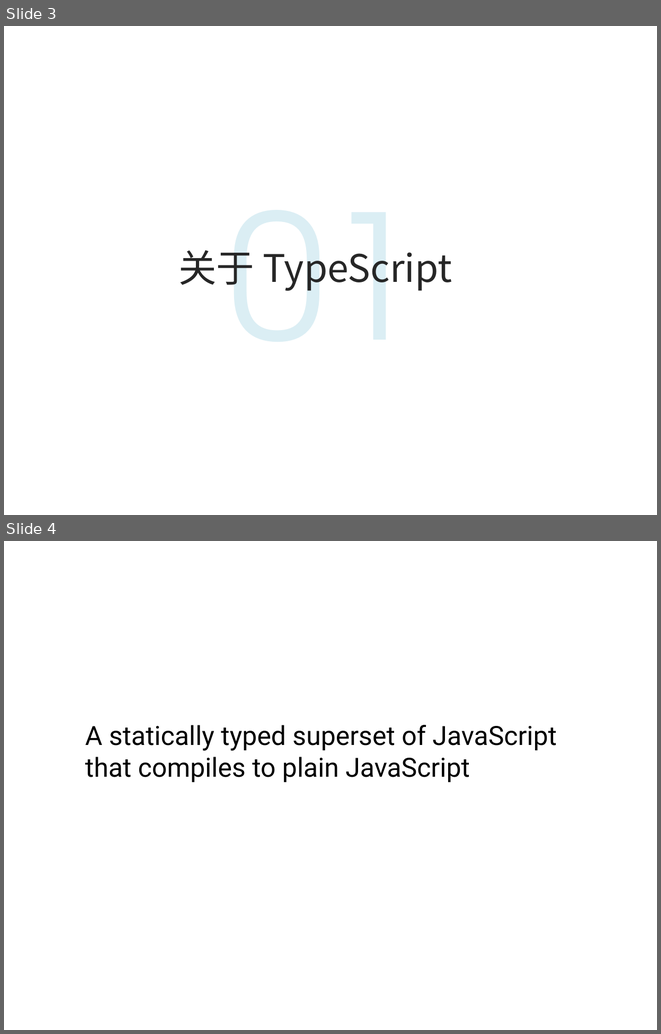
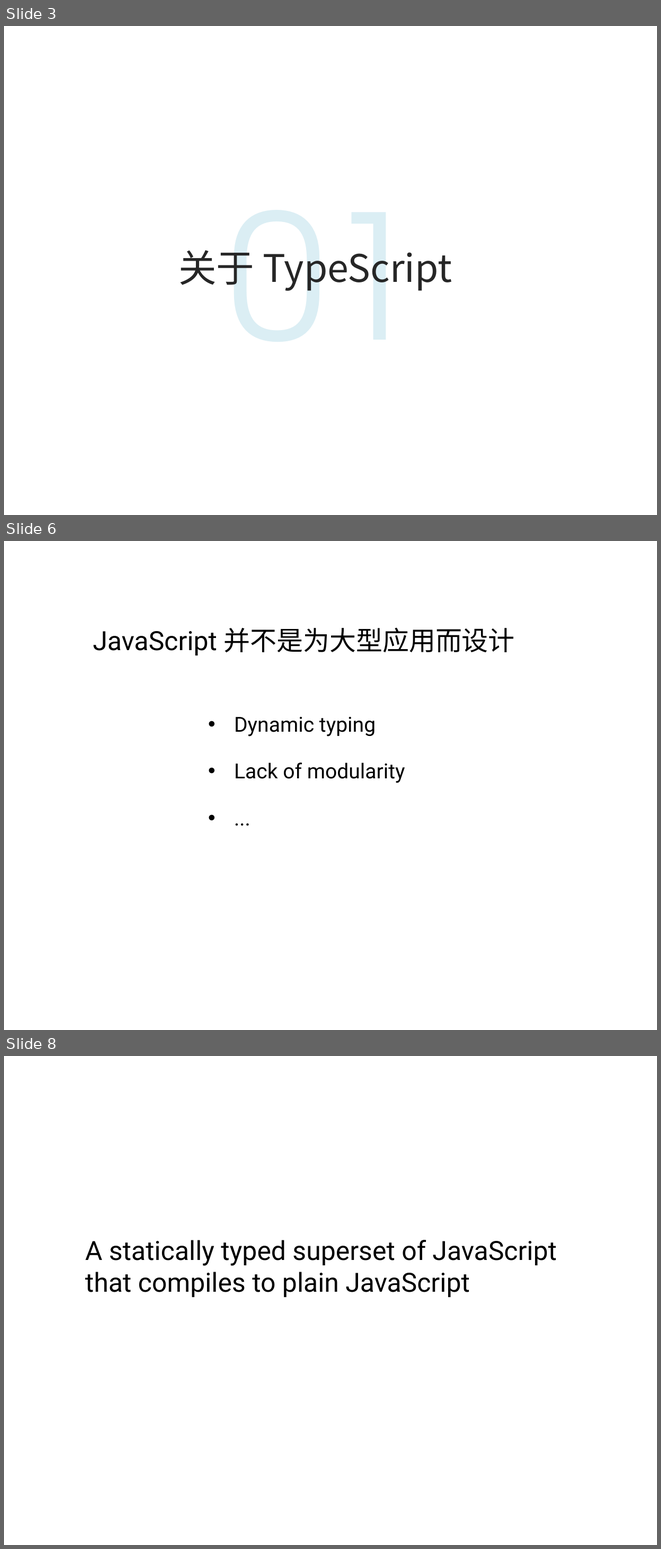
Before and after one commit to life0727/blog, a slide deck: ppt/typescript1.pptx. Shown one above the other, each under a label of ours: slides 3 and 4 before the commit, slides 3, 6 and 8 after it; the slides between them are not shown. The pictures are 661x1034 and 661x1549 pixels, drawn with LibreOffice and Linux fonts; fonts in the diff are those of the drawing; background and template pictures are left out. Boxes give left, top, right and bottom in pixels: in the first picture for what was removed or moved away, otherwise in the second. Text is boxed around its words. In the diff, an @@ line names an element or a change of style, - is before the commit and + after.

```diff
--- a/ppt/typescript1.pptx
+++ b/ppt/typescript1.pptx
@@ slide 6 added at (4, 541, 657, 1030), background picture (left out) @@
@@ text added at (93, 627, 514, 655), 46 pt, text #000000 @@
+  JavaScript 并不是为大型应用而设计
@@ text added at (234, 717, 376, 737), 36 pt, text #000000 @@
+• Dynamic typing
@@ text added at (234, 763, 405, 783), 36 pt, text #000000 @@
+• Lack of modularity
@@ text added at (206, 803, 436, 833), 36 pt, text #000000 @@
+• ...
@@ what was slide 4 is now slide 8 @@
```
Also in this commit, not shown: 5 other slides added, 2 other files.
